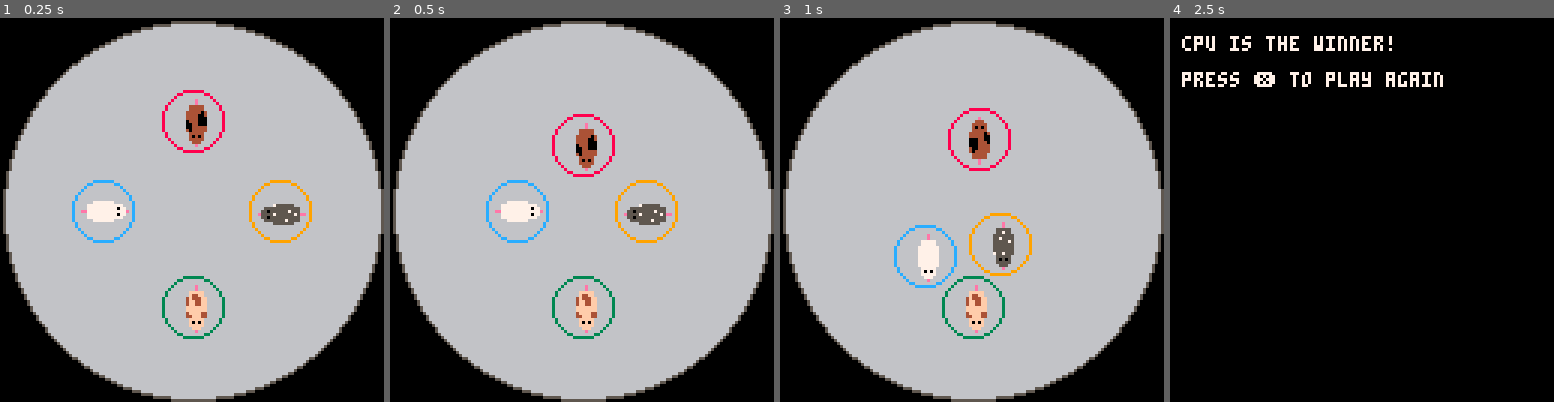
Above: before the commit, frames 1-4 (left to right).
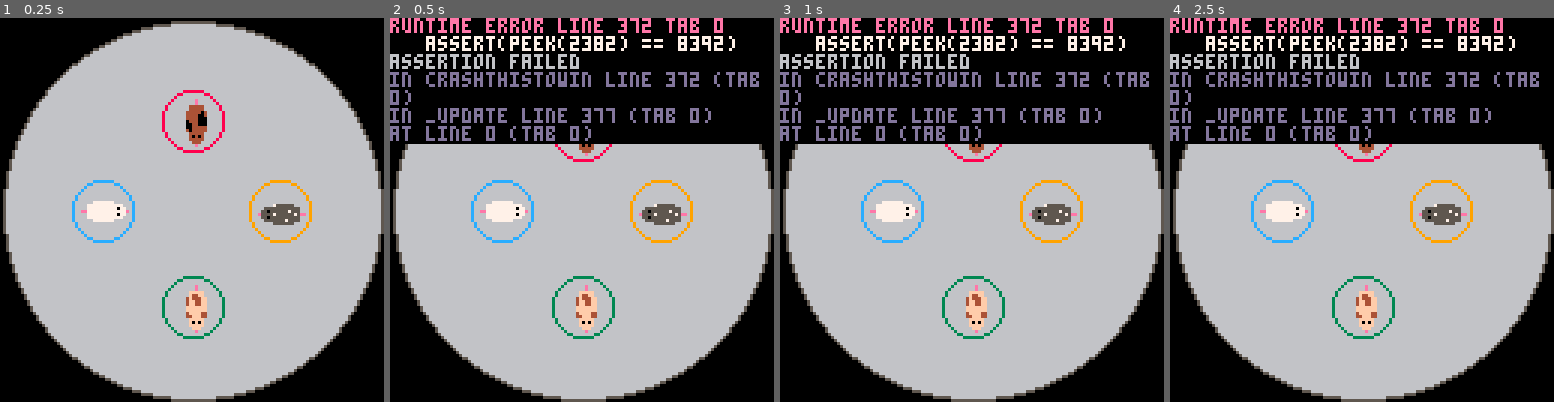
Above: after the commit, the same moments.

Repository: MiniMechMedia/pico8-games
Game: PICO-8 cartridge carts/hamster-slam/hamster-slam.p8
Two runs of this game, one before a commit and one after it. Both use one fixed random seed, a clock stepped at 60 frames per second and the inputs below.
Inputs:
- Up to frame 1 (0.25 s): no input
- Up to frame 2 (0.5 s): tap X (X key) at 0.33 s
- Up to frame 3 (1 s): tap O (Z key) at 0.7 s
- Up to frame 4 (2.5 s): tap X (X key) at 1.07, 1.85 s; hold Right 1.6-2.1 s; tap O (Z key) at 1.7, 2.1 s; hold Up 2.15-2.42 s; hold Right from 2.47 s (still down)

Frame 1 is identical in both runs. In frame 2, 27% of the frame differs, in the area x 0-97%, y 0-59%; in frame 3, 28%; in frame 4, 63%, in the area x 0-100%, y 0-100%.
Error after the commit: runtime error line 372 tab 0; assert(peek(2382) == 8392); assertion failed

Commit message:
Finish conversion

Diff:
--- a/carts/grow-big-or-go-home/grow-big-or-go-home.p8
+++ b/carts/grow-big-or-go-home/grow-big-or-go-home.p8
@@ -1,7 +1,7 @@
 pico-8 cartridge // http://www.pico-8.com
 version 29
 __lua__
---grow big or go home
+--grow big or go home            v0.1.0
 --by caterpillar games
 
 
--- a/carts/hamster-slam/hamster-slam.p8
+++ b/carts/hamster-slam/hamster-slam.p8
@@ -1,8 +1,9 @@
 pico-8 cartridge // http://www.pico-8.com
 version 29
 __lua__
--- hamster slam
--- by caterpillar games
+--hamster slam                   v0.1.0
+--by caterpillar games
+
 
 gs = nil
 debug = false
@@ -369,7 +370,14 @@
 	end
 end
 
+function crashthistowin()
+		if btnp(dirs.x) then
+			assert(peek(2382) == 8392)
+	end
+end
+
 function _update()
+crashthistowin()
 	if gs.winningPlayerStatus == nil then
 		acceptInput()
 
@@ -691,9 +699,18 @@
 
 
 
-…(6 lines of a section not shown)…
+__map__
+0101010101010101010101010101010100000000000000000000000000000000000000000000000000000000000000000000000000000000000000000000000000000000000000000000000000000000000000000000000000000000000000000000000000000000000000000000000000000000000000000000000000000000
+0101010101010101010101010101010100000000000000000000000000000000000000000000000000000000000000000000000000000000000000000000000000000000000000000000000000000000000000000000000000000000000000000000000000000000000000000000000000000000000000000000000000000000
+0101000000000000000000000000010100000000000000000000000000000000000000000000000000000000000000000000000000000000000000000000000000000000000000000000000000000000000000000000000000000000000000000000000000000000000000000000000000000000000000000000000000000000
+0101000000000000000000000000010100000000000000000000000000000000000000000000000000000000000000000000000000000000000000000000000000000000000000000000000000000000000000000000000000000000000000000000000000000000000000000000000000000000000000000000000000000000
+0101000000000000000000000000010100000000000000000000000000000000000000000000000000000000000000000000000000000000000000000000000000000000000000000000000000000000000000000000000000000000000000000000000000000000000000000000000000000000000000000000000000000000
+0101000000000000000000000000010100000000000000000000000000000000000000000000000000000000000000000000000000000000000000000000000000000000000000000000000000000000000000000000000000000000000000000000000000000000000000000000000000000000000000000000000000000000
+0101000000000000000000000000010100000000000000000000000000000000000000000000000000000000000000000000000000000000000000000000000000000000000000000000000000000000000000000000000000000000000000000000000000000000000000000000000000000000000000000000000000000000
+0001000000000000000000000000010100000000000000000000000000000000000000000000000000000000000000000000000000000000000000000000000000000000000000000000000000000000000000000000000000000000000000000000000000000000000000000000000000000000000000000000000000000000
+…(6 lines of a section not shown)…
--- a/carts/hex-hacker/hex-hacker.p8
+++ b/carts/hex-hacker/hex-hacker.p8
@@ -1,8 +1,9 @@
 pico-8 cartridge // http://www.pico-8.com
 version 29
 __lua__
---hex hacker
+--hex hacker                     v0.1.0
 --by caterpillar games
+
 
 
 
--- a/carts/math-abcs/math-abcs.p8
+++ b/carts/math-abcs/math-abcs.p8
@@ -1,6 +1,10 @@
 pico-8 cartridge // http://www.pico-8.com
 version 29
 __lua__
+--math abc's                     v0.1.0
+--by caterpillar games
+
+
 
 gs = nil
 
Not shown, changed: README.md
Not shown, changed: carts/grow-big-or-go-home/README.md
Not shown, changed: carts/grow-big-or-go-home/export/grow-big-or-go-home.p8.png
Not shown, changed: carts/grow-big-or-go-home/export/grow-big-or-go-home_html/index.js
Not shown, added: carts/grow-big-or-go-home/export/submission.html
Not shown, changed: carts/hamster-slam/README.md
Not shown, added: carts/hamster-slam/export/hamster-slam.p8.png
Not shown, added: carts/hamster-slam/export/hamster-slam_html/index.html
Not shown, added: carts/hamster-slam/export/hamster-slam_html/index.js
Not shown, added: carts/hamster-slam/export/submission.html
Not shown, added: carts/hamster-slam/screenshots/cover.png
Not shown, changed: carts/hex-hacker/README.md
(and 10 more such lines)
